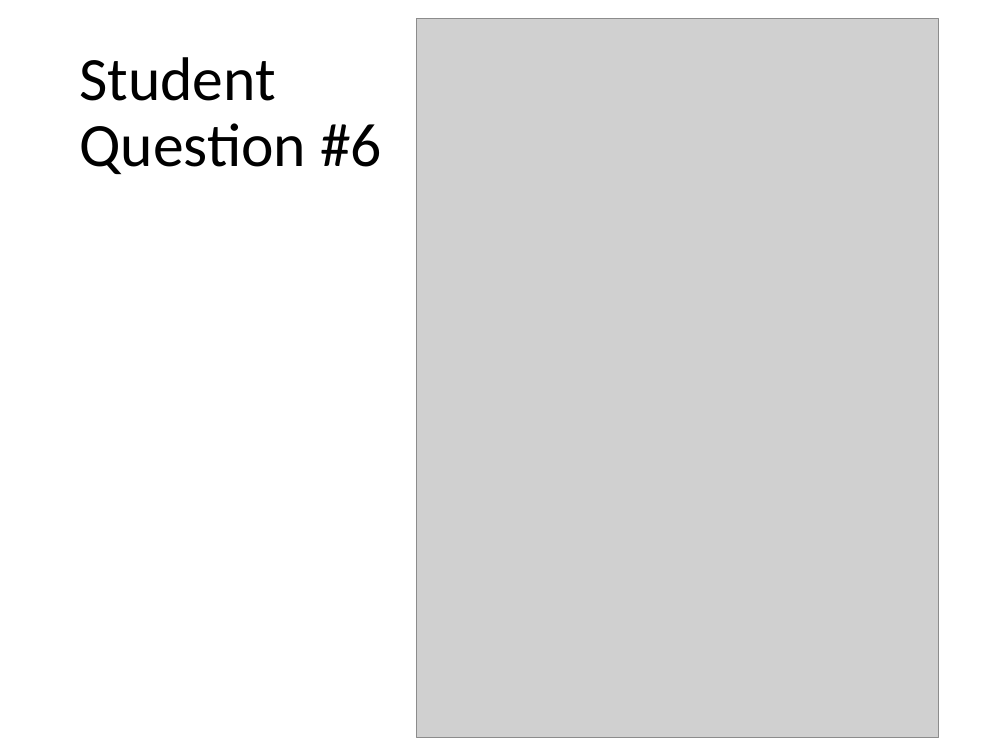
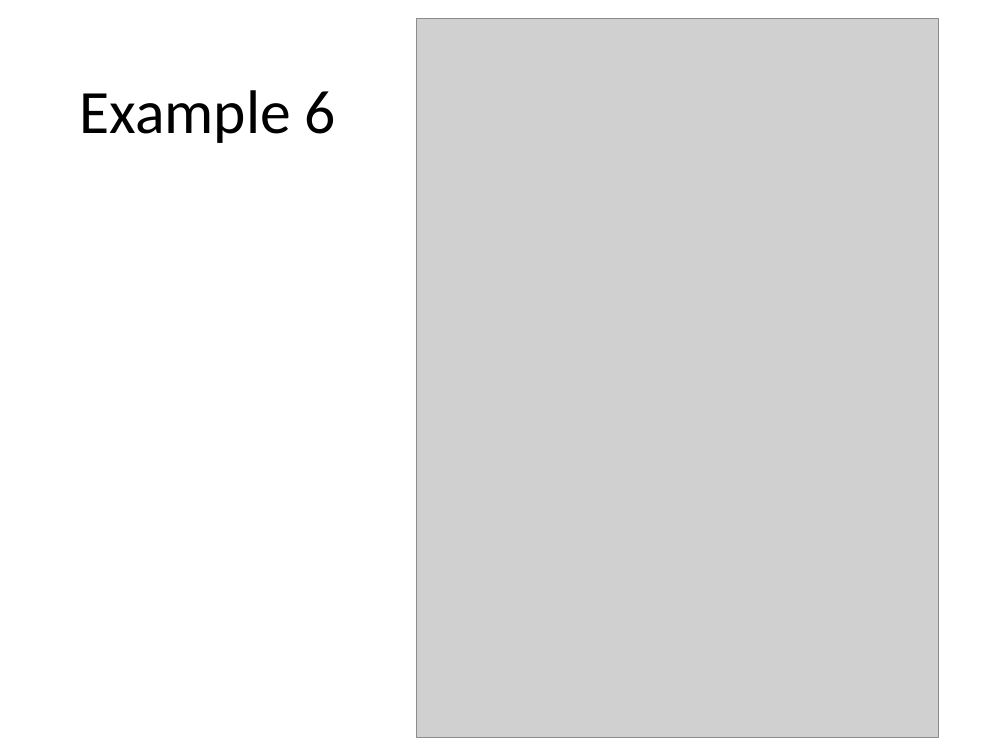
Before and after one commit to Greg5519/ICS2O0, a slide deck: slide 16 of Topic B Programming Introduction/B.7 Lesson - ASCII Encoding.pptx (slide 14 before the commit). Drawn at 1008x756 pixels with LibreOffice and Linux fonts; fonts in the diff are those of the drawing; grey boxes stand for pictures. Boxes give left, top, right and bottom in pixels: in the first picture for what was removed or moved away, otherwise in the second. Text is boxed around its words. In the diff, an @@ line names an element or a change of style, - is before the commit and + after.

```diff
--- a/Topic B Programming Introduction/B.7 Lesson - ASCII Encoding.pptx
+++ b/Topic B Programming Introduction/B.7 Lesson - ASCII Encoding.pptx
@@ title at (79,90,336,143): text changed @@
-Student
-Question #6
+Example 6
```
Also in this commit, not shown: 1 other slide changed, 2 slides added, 1 other file.
